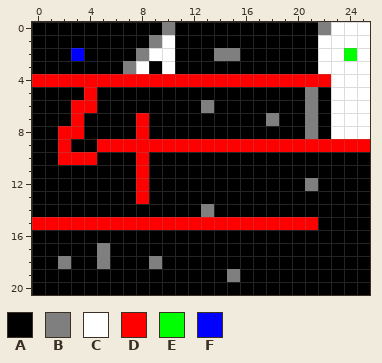
Two versions of one pixel-art sprite, maps/4.png. The picture above was drawn from the file before the commit.
The file is 26x21 pixels. Colours within 5 levels of each other are drawn and written as one.
Palette (. is transparent): A #000000  B #7f7f7f  C #ffffff  D #ff0000  E #00ff00  F #0000ff
Pixels before, first column x 0:
 0 AAAAAAAAAABAAAAAAAAAAABCCC
 1 AAAAAAAAABCAAAAAAAAAAACCCC
 2 AAAFAAAABCCAAABBAAAAAACCEC
 3 AAAAAAABCACAAAAAAAAAAACCCC
 4 DDDDDDDDDDDDDDDDDDDDDDDCCC
 5 AAAADAAAAAAAAAAAAAAAABACCC
 6 AAADDAAAAAAAABAAAAAAABACCC
 7 AAADAAAADAAAAAAAAABAABACCC
 8 AADDAAAADAAAAAAAAAAAABACCC
 9 AADAADDDDDDDDDDDDDDDDDDDDD
10 AADDDAAADAAAAAAAAAAAAAAAAA
11 AAAAAAAADAAAAAAAAAAAAAAAAA
12 AAAAAAAADAAAAAAAAAAAABAAAA
13 AAAAAAAADAAAAAAAAAAAAAAAAA
14 AAAAAAAAAAAAABAAAAAAAAAAAA
15 DDDDDDDDDDDDDDDDDDDDDDAAAA
16 AAAAAAAAAAAAAAAAAAAAAAAAAA
17 AAAAABAAAAAAAAAAAAAAAAAAAA
18 AABAABAAABAAAAAAAAAAAAAAAA
19 AAAAAAAAAAAAAAABAAAAAAAAAA
20 AAAAAAAAAAAAAAAAAAAAAAAAAA
The same view after the edit:
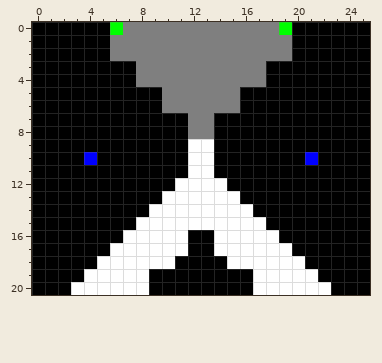
Change:
Colour B gives way to colour A in row 0 at x 22; in row 3 at x 7; in rows 5 to 6 at x 21; in row 7 at x 18 and 21; in row 8 at x 21; in row 12 at x 21.
Colour B gives way to colour A in row 17 at x 5; in row 18 at x 2; in row 19 at x 15.
Colour C gives way to colour A in row 0 at x 23 to 25; in row 1 at x 22 to 25; in row 2 at x 22 to 23 and 25; in row 3 at x 22 to 25; in rows 4 to 8 at x 23 to 25.
Colour D gives way to colour A in row 4 at x 0 to 7 and 18 to 22; in row 5 at x 4; in row 6 at x 3 to 4; in row 7 at x 3 and 8; in row 8 at x 2 to 3 and 8; in row 9 at x 2, 5 to 11 and 14 to 25.
Colour D gives way to colour A in row 10 at x 2 to 3 and 8; in rows 11 to 13 at x 8; in row 15 at x 0 to 7 and 18 to 21.
Colour E gives way to colour A in row 2 at x 24.
Colour F gives way to colour A in row 2 at x 3.
Colour A gives way to colour B in row 0 at x 7 to 9 and 11 to 18; in row 1 at x 6 to 8 and 11 to 19; in row 2 at x 6 to 7, 11 to 13 and 16 to 19; in row 3 at x 9 and 11 to 17; in row 5 at x 10 to 15; in row 6 at x 10 to 12 and 14 to 15.
Colour A gives way to colour B in rows 7 to 8 at x 12 to 13.
Colour C gives way to colour B in row 1 at x 10; in row 2 at x 9 to 10; in row 3 at x 8 and 10.
Colour D gives way to colour B in row 4 at x 8 to 17.
Colour A gives way to colour C in rows 10 to 11 at x 12 to 13; in row 12 at x 11 to 14; in row 13 at x 10 to 15; in row 14 at x 9 to 12 and 14 to 16; in row 16 at x 7 to 11 and 14 to 18; in row 17 at x 6 to 11 and 14 to 19.
Colour A gives way to colour C in row 18 at x 6 to 8, 10 and 15 to 20; in row 19 at x 4 to 8 and 17 to 21; in row 20 at x 3 to 8 and 17 to 22.
Colour B gives way to colour C in row 14 at x 13; in row 18 at x 5 and 9.
Colour D gives way to colour C in row 9 at x 12 to 13; in row 15 at x 8 to 17.
Colour A gives way to colour E in row 0 at x 6 and 19.
Colour A gives way to colour F in row 10 at x 21.
Colour D gives way to colour F in row 10 at x 4.
Changed places in both pictures, as pixel boxes (x1, y1, x2, y2):
changed: (32, 22, 370, 295)
